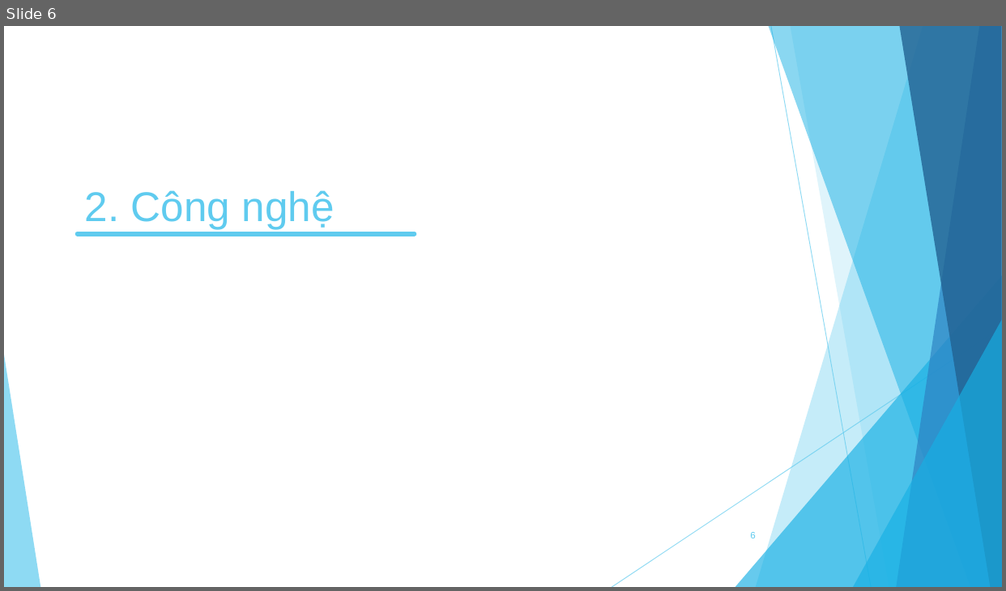
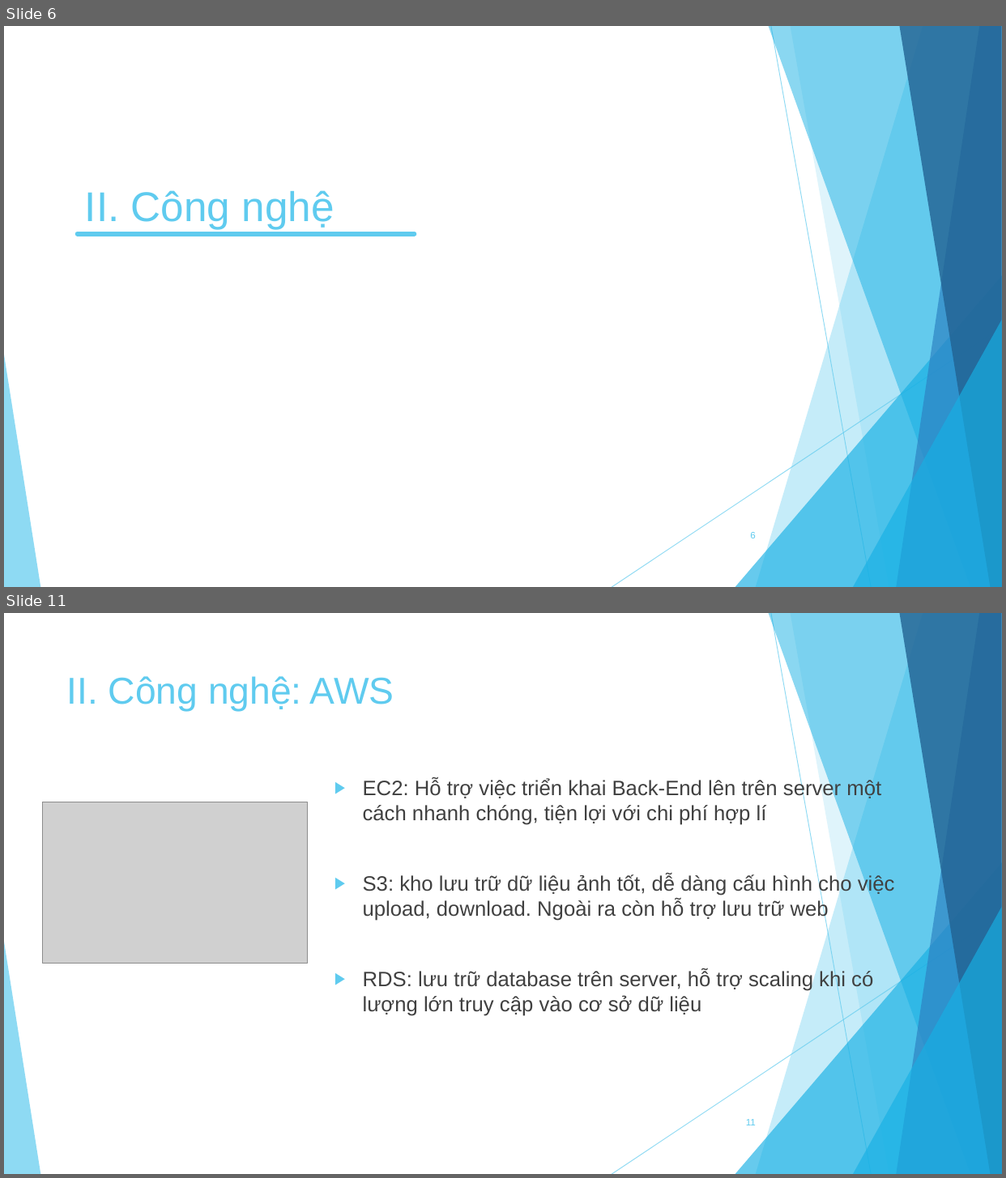
Before and after one commit to DuyK13/Rent-car-project, a slide deck: Tai_Lieu/Nhom14_KhoaLuan_Slide.pptx. Shown one above the other, each under a label of ours: slide 6 before the commit, slides 6 and 11 after it; the slides between them are not shown. The pictures are 1006x591 and 1006x1178 pixels, drawn with LibreOffice and Linux fonts; fonts in the diff are those of the drawing; grey boxes stand for pictures. Boxes give left, top, right and bottom in pixels: in the first picture for what was removed or moved away, otherwise in the second. Text is boxed around its words. In the diff, an @@ line names an element or a change of style, - is before the commit and + after.

```diff
--- a/Tai_Lieu/Nhom14_KhoaLuan_Slide.pptx
+++ b/Tai_Lieu/Nhom14_KhoaLuan_Slide.pptx
@@ slide 11 added at (x1=4, y1=613, x2=1002, y2=1174), background #FFFFFF; not listed: 10 template elements that a slide beside it also shows @@
@@ title added at (x1=67, y1=676, x2=394, y2=712), 36 pt, text #5FCBEF @@
+II. Công nghệ: AWS
@@ text added at (x1=363, y1=778, x2=895, y2=1016), 20 pt, text #404040 @@
+▶ EC2: Hỗ trợ việc triển khai Back-End lên trên server một cách nhanh chóng, tiện lợi với chi phí hợp lí
+▶ S3: kho lưu trữ dữ liệu ảnh tốt, dễ dàng cấu hình cho việc upload, download. Ngoài ra còn hỗ trợ lưu trữ web
+▶ RDS: lưu trữ database trên server, hỗ trợ scaling khi có lượng lớn truy cập vào cơ sở dữ liệu
@@ picture added at (x1=42, y1=803, x2=307, y2=964) @@
@@ page number added at (x1=746, y1=1119, x2=756, y2=1126), 9 pt, text #5FCBEF @@
+11
@@ slide 6 changed as well @@
@@ title at (x1=85, y1=190, x2=334, y2=229): text changed @@
-2. Công nghệ
+II. Công nghệ
```
Also in this commit, not shown: 9 other slides changed, 12 other slides added, 6 slides removed, 14 other files.
